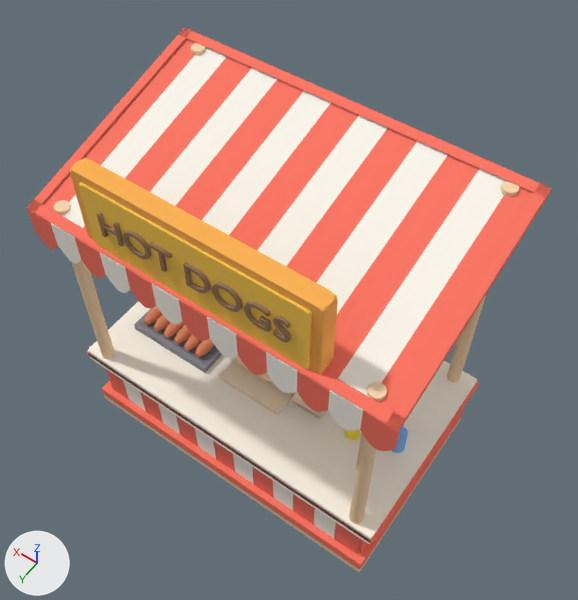
One commit to the glTF model assets/models/33-hot-dog-stand/33-hot-dog-stand-hd11.glb: the scene before it, then after it.
Before and after are seen from a 50 mm lens placed at (-2.06, 2.76, 5.89), pointed at (-0.04, -0.07, 1.46). Lighting does not change. The marker at lower left points along +X, +Y and +Z. The picture after the commit comes second.

The first picture shows 'BaseTrim', 'BunTray', 'Canopy', 'CanopyTrim', 'CounterRim', 'Countertop', 'Post_0', 'Post_1', 'Post_2', 'SignFrame', 'SignPlate', 'SignText' and 31 more.
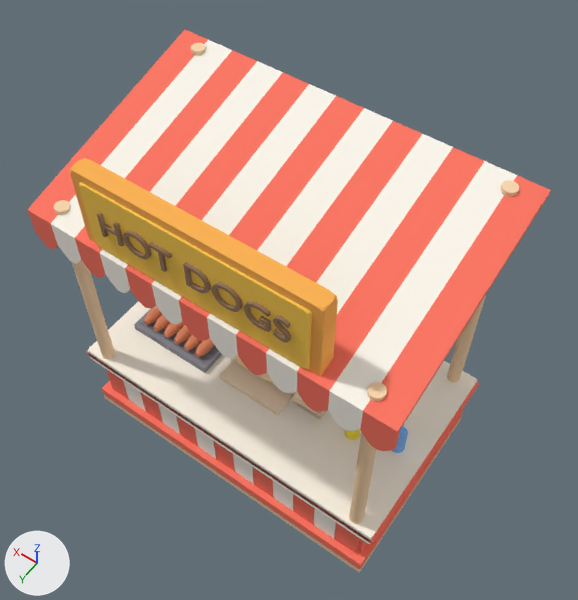
Pixel boxes (x1, y1, x2, y2) of what changed, in the pictures (578 x 600 px):
'CanopyTrim', deleted: before (27, 27, 551, 430)

Edits to the bpy script that builds the scene:
```text
Remove ob_canopytrim:
    ob_canopytrim = bpy.data.objects.new('CanopyTrim', me_canopytrimmesh)
    ob_canopytrim.location = (0.0, 0.0, 0.0)
```
